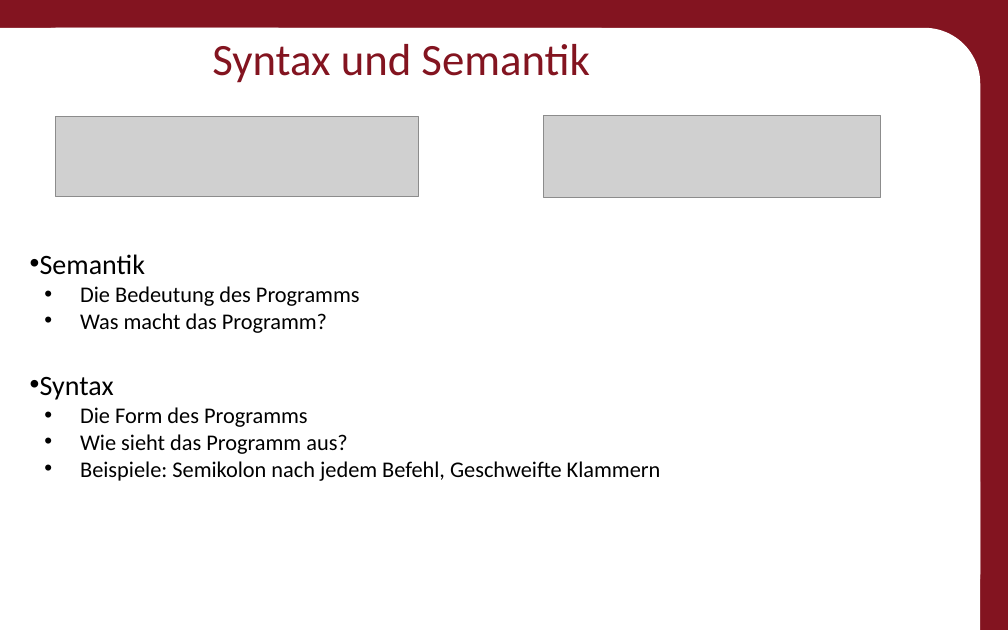
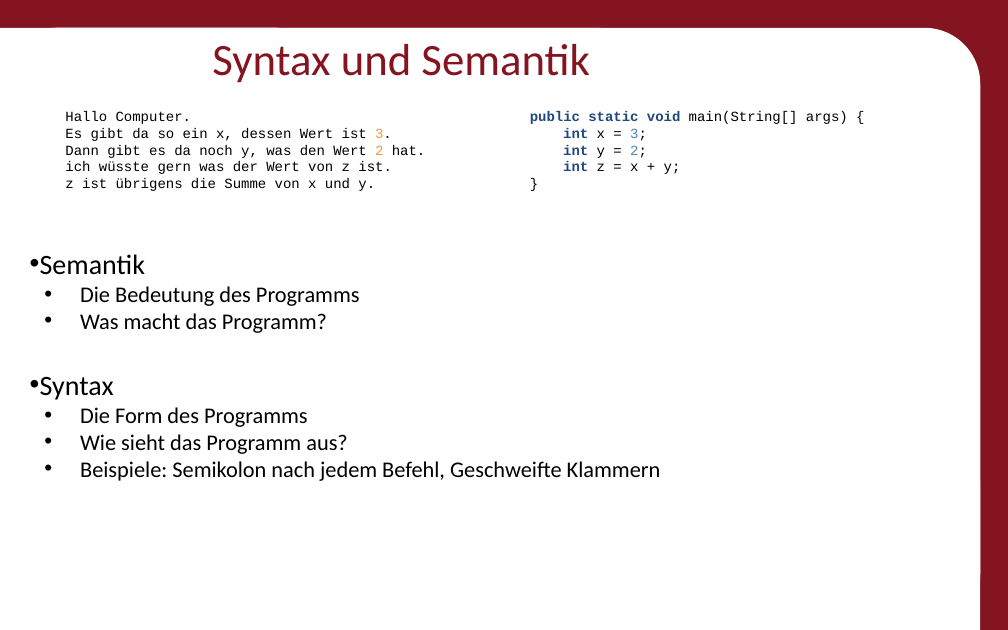
Before and after one commit to Roboscope/java-with-nao, a slide deck: slide 8 of Präsentationen/Anfänger - Java mit NAO.pptx. Drawn at 1008x630 pixels with LibreOffice and Linux fonts; fonts in the diff are those of the drawing; grey boxes stand for pictures; background and template pictures are left out. Boxes give left, top, right and bottom in pixels: in the first picture for what was removed or moved away, otherwise in the second. Text is boxed around its words. In the diff, an @@ line names an element or a change of style, - is before the commit and + after.

```diff
--- a/Präsentationen/Anfänger - Java mit NAO.pptx
+++ b/Präsentationen/Anfänger - Java mit NAO.pptx
@@ picture removed at (55,117,418,197) @@
@@ text added at (65,111,426,191), 10 pt, text #000000 @@
+Hallo Computer.
+Es gibt da so ein x, dessen Wert ist 3.
+Dann gibt es da noch y, was den Wert 2 hat.
+ich wüsste gern was der Wert von z ist.
+z ist übrigens die Summe von x und y.
@@ text added at (530,111,848,174), 10 pt, text #000000 @@
+public static void main(String[] args) {
+int x = 3;
+int y = 2;
+int z = x + y;
+}
@@ picture removed at (543,116,880,198) @@
```
Also in this commit, not shown: 13 other slides changed, 20 other files.
